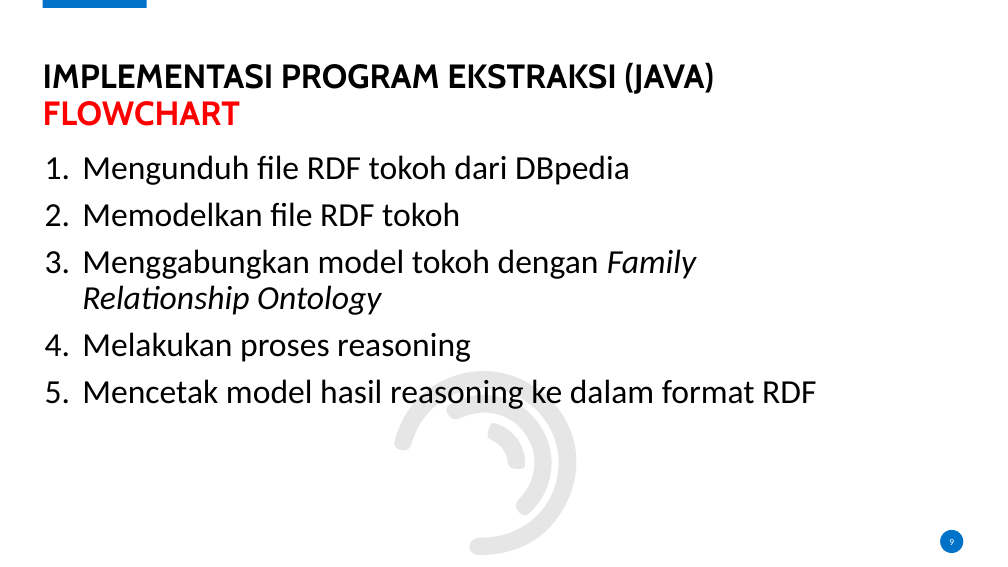
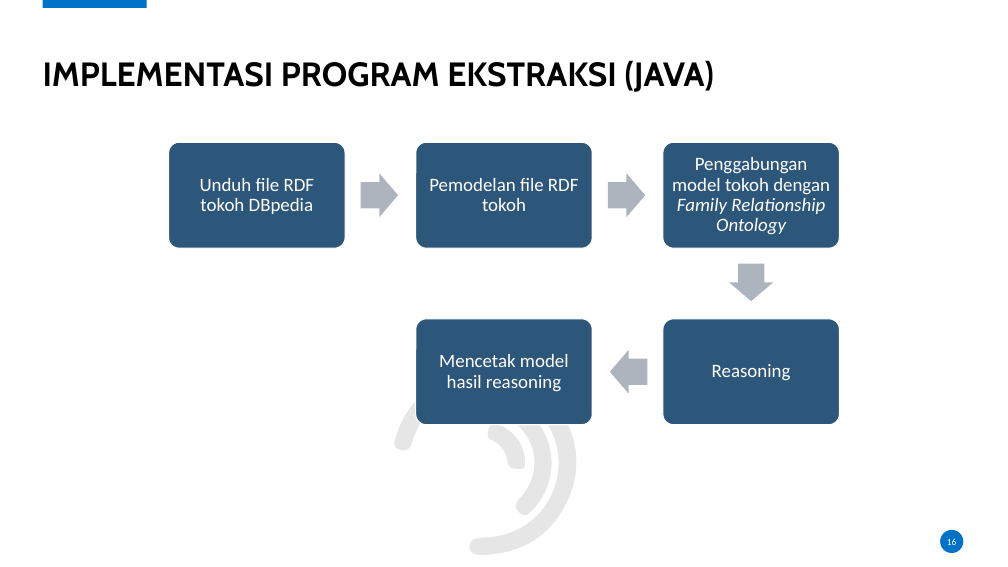
Before and after one commit to karyoutomoo/The-Tree-of-Heroes, a slide deck: slide 16 of 05111540000007-Faiq-Presentasi.pptx (slide 9 before the commit). Drawn at 1008x567 pixels with LibreOffice and Linux fonts; fonts in the diff are those of the drawing; background and template pictures are left out. Boxes give left, top, right and bottom in pixels: in the first picture for what was removed or moved away, otherwise in the second. Text is boxed around its words. In the diff, an @@ line names an element or a change of style, - is before the commit and + after.

```diff
--- a/05111540000007-Faiq-Presentasi.pptx
+++ b/05111540000007-Faiq-Presentasi.pptx
@@ title at box(43, 60, 715, 92): text changed @@
-IMPLEMENTASI PROGRAM EKSTRAKSI (JAVA)
-FLOWCHART
+IMPLEMENTASI PROGRAM EKSTRAKSI (JAVA)
@@ text removed at box(82, 155, 816, 409) @@
-1. Mengunduh file RDF tokoh dari DBpedia
-2. Memodelkan file RDF tokoh
-3. Menggabungkan model tokoh dengan Family Relationship Ontology
-4. Melakukan proses reasoning
-5. Mencetak model hasil reasoning ke dalam format RDF
@@ group added at box(169, 142, 840, 425): 5 rounded rectangles, 5 texts, 4 right arrows @@
+Unduh file RDF tokoh DBpedia
+Pemodelan file RDF tokoh
+Penggabungan model tokoh dengan Family Relationship Ontology
+Reasoning
+Mencetak model hasil reasoning
@@ page number at box(947, 538, 957, 545): text changed @@
-9
+16
```
Also in this commit, not shown: 8 other slides changed, 12 slides added, 1 slide removed, 8 other files.
